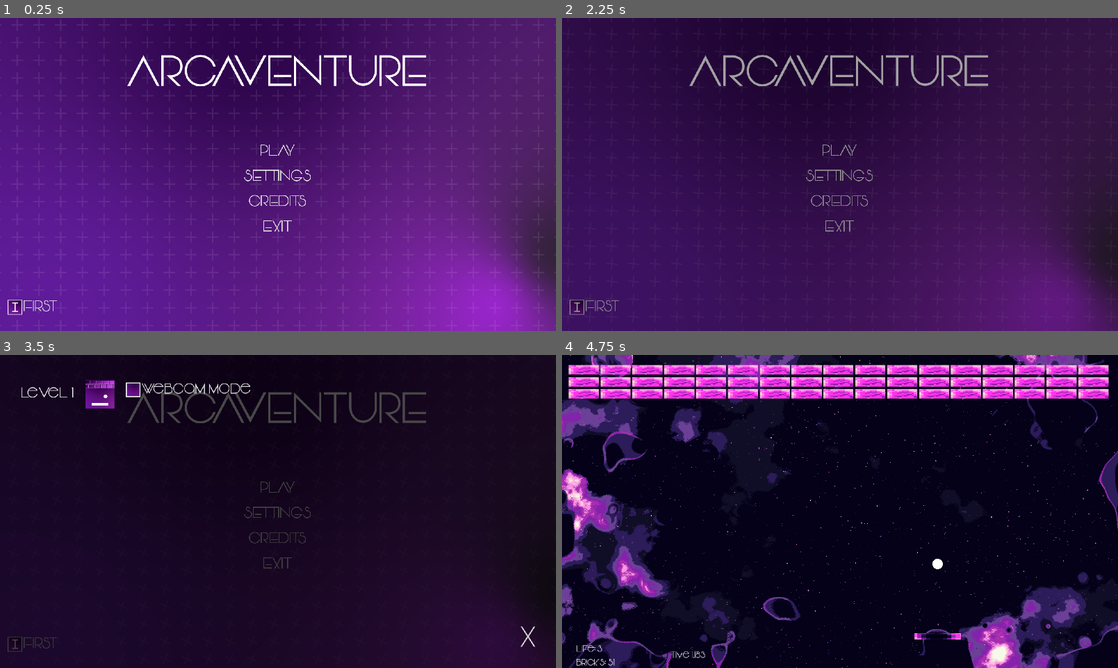
Above: before the commit, frames 1-4 (two rows, left to right).
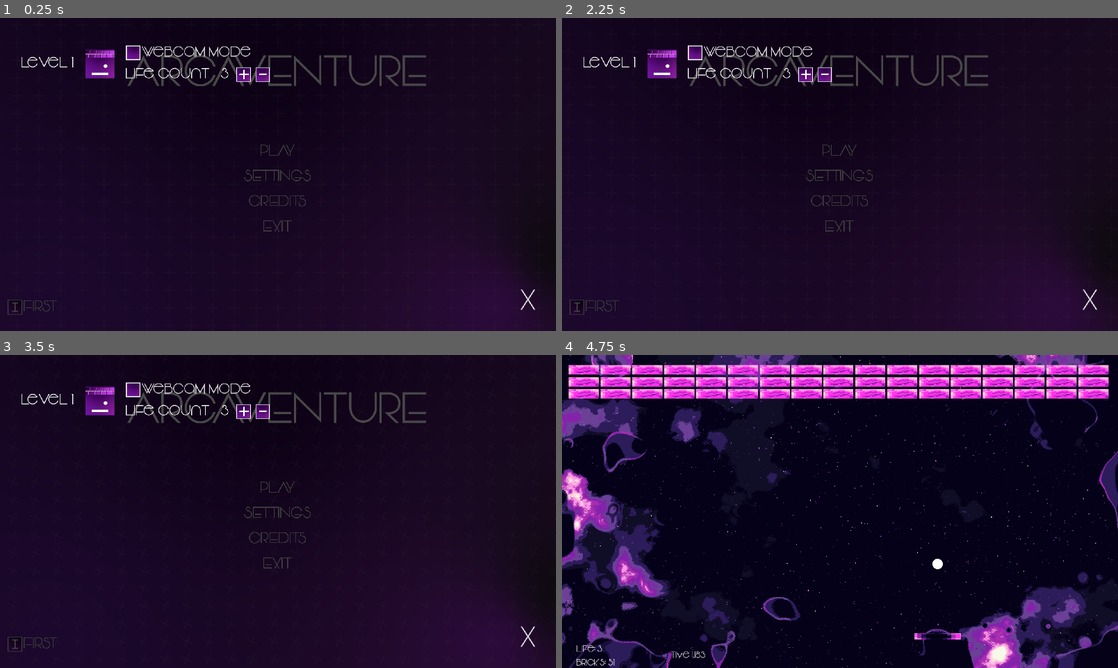
Above: after the commit, the same moments.

Repository: QuirrelForU/Arcaventure
Game: Godot game, scene res://BaseMenu/BaseMenu.tscn
Same seed, same stepped clock (60 frames per second), same inputs: the game is played once before the commit and once after it.
Inputs (mouse positions are in pixels of both pictures, inside the frame that each line leads up to; where the layout moved, square brackets give the same spot in the first picture):
- Up to frame 1 (0.25 s): no input
- Up to frame 2 (2.25 s): click (806, 74) at 0.52 s; click (823, 74) at 1.27 s; click "PLAY" at 2 s
- Up to frame 3 (3.5 s): click "PLAY" at 2.75 s
- Up to frame 4 (4.75 s): click (662, 401) [662, 392] at 3.5 s; tap Enter at 4.25 s; move the mouse to (867, 511) at 4.27 s

The runs differ from the first frame. In frame 1, 100% of the frame differs, in the area x 0-100%, y 0-100%; in frame 2, 100%; in frame 3, 1.0%; in frame 4, nothing differs.
Error in both runs: Invalid get index 'current_resolution_index' (on base: 'Nil'). (res://BaseMenu/SaverLoader.gd:19)

Commit message:
set life from menu

Diff:
--- a/game/Arkanoid/LevelFirst/LevelFirst.gd
+++ b/game/Arkanoid/LevelFirst/LevelFirst.gd
@@ -25,3 +25,4 @@
 func load_settings():
 		var game_settings : ArkanoidSettings = load("user://arkanoid_first_level.tres") as ArkanoidSettings
 		player_stats.webcam_mode = game_settings.webcam_mode
+		player_stats.life_count = game_settings.life_count
--- a/game/BaseMenu/BaseMenu.tscn
+++ b/game/BaseMenu/BaseMenu.tscn
@@ -18,6 +18,9 @@
 [ext_resource path="res://BaseMenu/game_icons/Arkanoid.png" type="Texture" id=16]
 [ext_resource path="res://BaseMenu/GameSettingsSaver.gd" type="Script" id=17]
 [ext_resource path="res://BaseMenu/GameMenus.gd" type="Script" id=18]
+[ext_resource path="res://BaseMenu/more_icons/plusbutton.png" type="Texture" id=19]
+[ext_resource path="res://BaseMenu/LifeCountLabel.gd" type="Script" id=20]
+[ext_resource path="res://BaseMenu/more_icons/minusbutton.png" type="Texture" id=21]
 
 [sub_resource type="Animation" id=1]
 resource_name = "PlusesSlide"
@@ -119,8 +122,8 @@
 [node name="GridPluses" parent="Background" instance=ExtResource( 5 )]
 margin_left = -166.88
 margin_top = -94.7037
-margin_right = 35050.1
-margin_bottom = 19768.3
+margin_right = 36970.1
+margin_bottom = 20848.3
 
 [node name="AnimationPlayer" type="AnimationPlayer" parent="Background"]
 root_node = NodePath("../..")
@@ -309,7 +312,6 @@
 icon_align = 2
 
 [node name="GameMenus" type="Control" parent="."]
-visible = false
 anchor_right = 1.0
 anchor_bottom = 1.0
 script = ExtResource( 18 )
@@ -345,36 +347,88 @@
 margin_bottom = 540.0
 
 [node name="HBoxContainer" type="HBoxContainer" parent="GameMenus/VBoxContainer"]
-margin_right = 795.0
-margin_bottom = 100.0
+margin_right = 858.0
+margin_bottom = 146.0
 custom_constants/separation = 40
 
 [node name="Label" type="Label" parent="GameMenus/VBoxContainer/HBoxContainer"]
-margin_top = 14.0
+margin_top = 37.0
 margin_right = 181.0
-margin_bottom = 85.0
+margin_bottom = 108.0
 custom_fonts/font = ExtResource( 10 )
 text = "Level 1"
 
 [node name="ArkanoidLevel1" type="TextureButton" parent="GameMenus/VBoxContainer/HBoxContainer"]
 margin_left = 221.0
+margin_top = 23.0
 margin_right = 321.0
-margin_bottom = 100.0
+margin_bottom = 123.0
 rect_min_size = Vector2( 100, 100 )
+size_flags_horizontal = 0
+size_flags_vertical = 4
 texture_normal = ExtResource( 16 )
 expand = true
 
 [node name="SettingsList" type="VBoxContainer" parent="GameMenus/VBoxContainer/HBoxContainer"]
 margin_left = 361.0
-margin_right = 795.0
-margin_bottom = 100.0
+margin_right = 858.0
+margin_bottom = 146.0
 
 [node name="WebcamModeCheckbox" type="CheckBox" parent="GameMenus/VBoxContainer/HBoxContainer/SettingsList"]
-margin_right = 434.0
+margin_right = 497.0
 margin_bottom = 71.0
 theme = ExtResource( 9 )
 custom_fonts/font = ExtResource( 10 )
 text = "WebCam mode"
+
+[node name="LifeCount" type="HBoxContainer" parent="GameMenus/VBoxContainer/HBoxContainer/SettingsList"]
+margin_top = 75.0
+margin_right = 497.0
+margin_bottom = 146.0
+custom_constants/separation = 15
+
+[node name="Name" type="Label" parent="GameMenus/VBoxContainer/HBoxContainer/SettingsList/LifeCount"]
+margin_right = 302.0
+margin_bottom = 71.0
+size_flags_horizontal = 6
+size_flags_vertical = 6
+custom_fonts/font = ExtResource( 10 )
+text = "Life count "
+
+[node name="LifeCountLabel" type="Label" parent="GameMenus/VBoxContainer/HBoxContainer/SettingsList/LifeCount"]
+margin_left = 317.0
+margin_right = 367.0
+margin_bottom = 71.0
+rect_min_size = Vector2( 50, 0 )
+size_flags_horizontal = 6
+size_flags_vertical = 6
+custom_fonts/font = ExtResource( 10 )
+text = "3"
+align = 1
+valign = 1
+script = ExtResource( 20 )
+
+[node name="PlusLife" type="TextureButton" parent="GameMenus/VBoxContainer/HBoxContainer/SettingsList/LifeCount"]
+margin_left = 382.0
+margin_top = 10.0
+margin_right = 432.0
+margin_bottom = 60.0
+rect_min_size = Vector2( 50, 50 )
+size_flags_horizontal = 6
+size_flags_vertical = 6
+texture_normal = ExtResource( 19 )
+expand = true
+
+[node name="MinusLife" type="TextureButton" parent="GameMenus/VBoxContainer/HBoxContainer/SettingsList/LifeCount"]
+margin_left = 447.0
+margin_top = 10.0
+margin_right = 497.0
+margin_bottom = 60.0
+rect_min_size = Vector2( 50, 50 )
+size_flags_horizontal = 6
+size_flags_vertical = 6
+texture_normal = ExtResource( 21 )
+expand = true
 
 [node name="GameSettingsSaver" type="Node" parent="GameMenus"]
 script = ExtResource( 17 )
@@ -515,6 +569,8 @@
 [connection signal="pressed" from="Credits/CloseCreditsButton" to="MenuButtons" method="_on_CloseCreditsButton_pressed"]
 [connection signal="pressed" from="GameMenus/CloseGameMenusButton" to="MenuButtons" method="_on_CloseGameMenusButton_pressed"]
 [connection signal="pressed" from="GameMenus/VBoxContainer/HBoxContainer/ArkanoidLevel1" to="GameMenus" method="_on_ArkanoidLevel1_pressed"]
+[connection signal="pressed" from="GameMenus/VBoxContainer/HBoxContainer/SettingsList/LifeCount/PlusLife" to="GameMenus/VBoxContainer/HBoxContainer/SettingsList/LifeCount/LifeCountLabel" method="_on_PlusLife_pressed"]
+[connection signal="pressed" from="GameMenus/VBoxContainer/HBoxContainer/SettingsList/LifeCount/MinusLife" to="GameMenus/VBoxContainer/HBoxContainer/SettingsList/LifeCount/LifeCountLabel" method="_on_MinusLife_pressed"]
 [connection signal="item_selected" from="Settings/VBoxContainer/Res/OptionButton" to="Settings" method="_on_OptionButton_item_selected"]
 [connection signal="pressed" from="Settings/VBoxContainer/Fullscreen/WindowedCheck" to="Settings" method="_on_WindowedCheck_pressed"]
 [connection signal="pressed" from="Settings/VBoxContainer/Fullscreen2/FullScreenCheck" to="Settings" method="_on_FullScreenCheck_pressed"]
--- a/game/BaseMenu/GameSettingsSaver.gd
+++ b/game/BaseMenu/GameSettingsSaver.gd
@@ -6,4 +6,5 @@
 func save_arkanoid_settings():
 	var new_arkanoid_settings = ArkanoidSettings.new()
 	new_arkanoid_settings.webcam_mode = $"../VBoxContainer/HBoxContainer/SettingsList/WebcamModeCheckbox".pressed
+	new_arkanoid_settings.life_count = $"../VBoxContainer/HBoxContainer/SettingsList/LifeCount/LifeCountLabel".life_count
 	ResourceSaver.save("user://arkanoid_first_level.tres",new_arkanoid_settings)
--- /dev/null
+++ b/game/BaseMenu/LifeCountLabel.gd
@@ -0,0 +1,16 @@
+extends Label
+
+var life_count = 3 setget _set_lifecount
+
+
+func _on_PlusLife_pressed():
+	self.life_count +=1
+
+
+func _on_MinusLife_pressed():
+	self.life_count -=1
+
+
+func _set_lifecount(new_lifecount):
+	life_count = clamp(new_lifecount,1,15)
+	$".".text = str(life_count)
--- a/game/BaseMenu/arkanoid_settings_resource.gd
+++ b/game/BaseMenu/arkanoid_settings_resource.gd
@@ -3,3 +3,4 @@
 
 
 export var webcam_mode : bool
+export var life_count : int
Not shown: 1 places in game/BaseMenu/BaseMenu.tscn that only renumber resources
Binary file added: game/BaseMenu/more_icons/minusbutton.png
Not shown, added: game/BaseMenu/more_icons/minusbutton.png.import
Binary file added: game/BaseMenu/more_icons/plusbutton.png
Not shown, added: game/BaseMenu/more_icons/plusbutton.png.import
